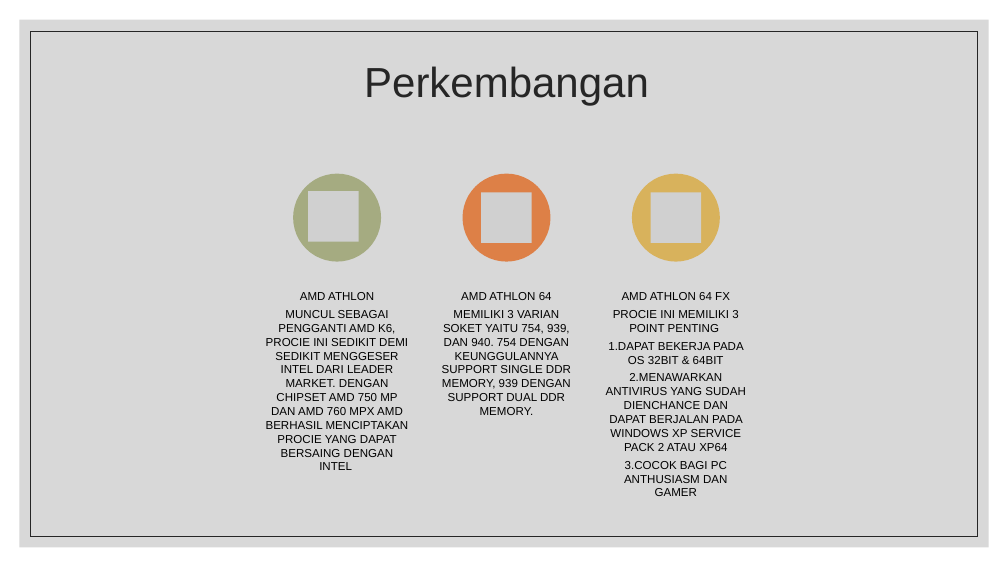
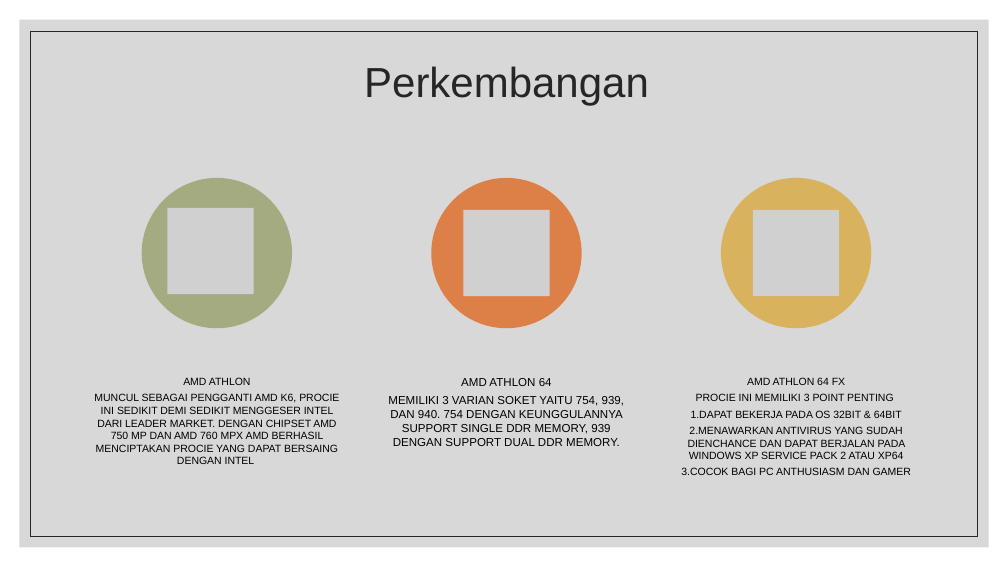
Before and after one commit to Gilgamesh-za/Kuliah, a slide deck: slide 4 of arsikom/Sejarah dan Perkembangan AMD.pptx. Drawn at 1008x567 pixels with LibreOffice and Linux fonts; fonts in the diff are those of the drawing; grey boxes stand for pictures. Boxes give left, top, right and bottom in pixels: in the first picture for what was removed or moved away, otherwise in the second. Text is boxed around its words. In the diff, an @@ line names an element or a change of style, - is before the commit and + after.

```diff
--- a/arsikom/Sejarah dan Perkembangan AMD.pptx
+++ b/arsikom/Sejarah dan Perkembangan AMD.pptx
@@ ellipse: place and size @@
-ellipse at (293, 174, 381, 262)
+ellipse at (141, 178, 292, 328)
@@ ellipse: place and size @@
-ellipse at (463, 174, 551, 262)
+ellipse at (432, 178, 582, 328)
@@ ellipse: place and size @@
-ellipse at (632, 174, 720, 262)
+ellipse at (721, 178, 872, 328)
@@ picture added at (168, 208, 254, 294) @@
@@ picture removed at (309, 191, 359, 242) @@
@@ picture removed at (651, 192, 702, 243) @@
@@ picture: place and size @@
-picture at (482, 192, 532, 243)
+picture at (464, 210, 550, 296)
@@ picture added at (753, 210, 839, 296) @@
@@ text "AMD ATHLON" at (94, 377, 339, 464): size 11 to 10 pt @@
@@ text "AMD ATHLON": place and size @@
-text "AMD ATHLON" at (266, 292, 409, 470)
+text "AMD ATHLON" at (94, 377, 339, 464)
@@ text "AMD ATHLON 64" rewrapped from (442, 292, 571, 415) to (388, 378, 625, 446) @@
@@ text "AMD ATHLON 64 FX": place and size @@
-text "AMD ATHLON 64 FX" at (606, 292, 745, 496)
+text "AMD ATHLON 64 FX" at (681, 377, 911, 475)
@@ text "AMD ATHLON 64 FX" at (681, 377, 911, 475): size 11 to 10 pt @@
```
Also in this commit, not shown: 1 other slide changed, 1 slide added, 1 other file.
